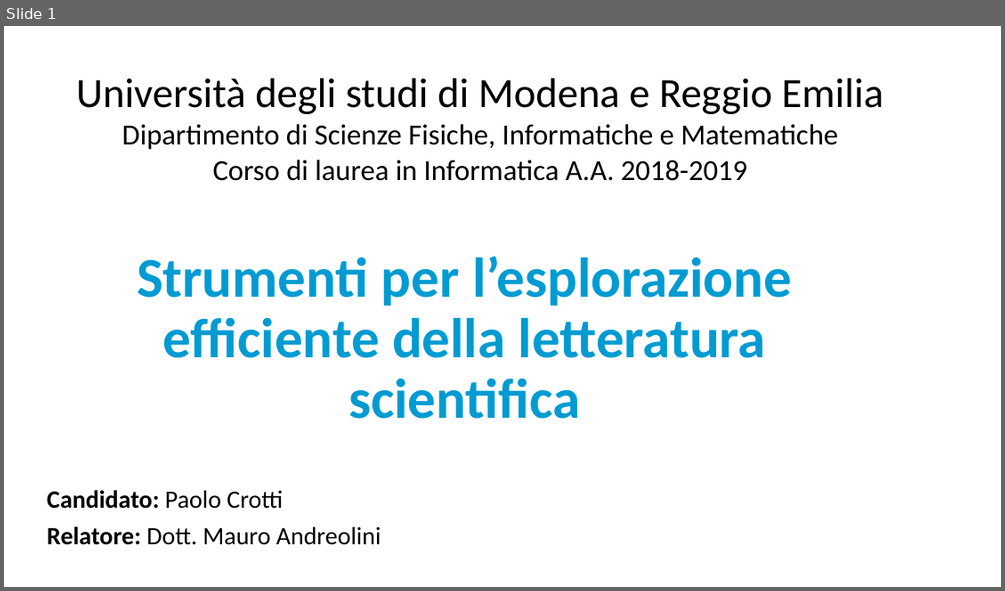
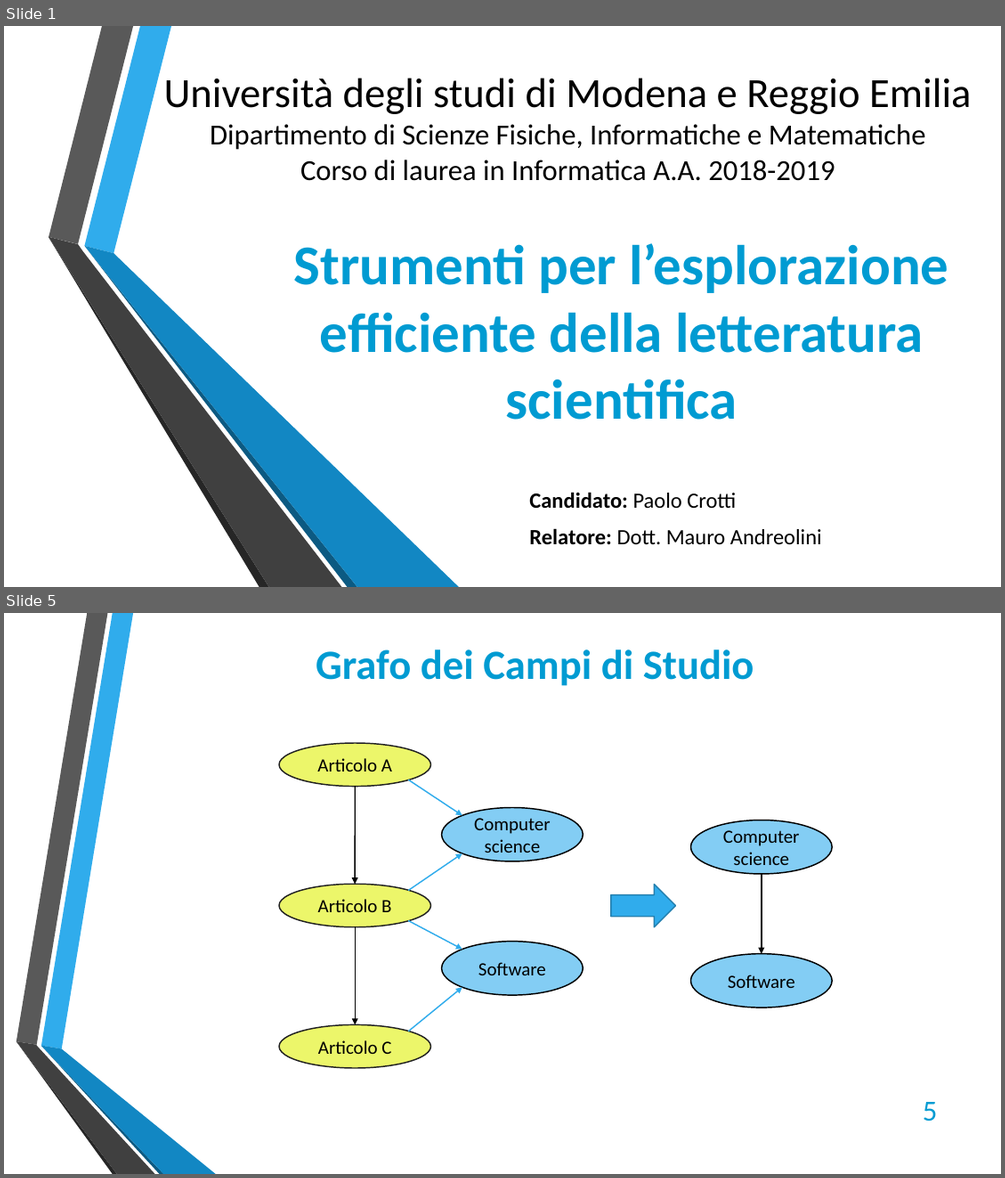
Before and after one commit to return55/lavoro, a slide deck: presentazione.pptx. Shown one above the other, each under a label of ours: slide 1 before the commit, slides 1 and 5 after it; the slides between them are not shown. The pictures are 1005x591 and 1005x1178 pixels, drawn with LibreOffice and Linux fonts; fonts in the diff are those of the drawing; background and template pictures are left out. Boxes give left, top, right and bottom in pixels: in the first picture for what was removed or moved away, otherwise in the second. Text is boxed around its words. In the diff, an @@ line names an element or a change of style, - is before the commit and + after.

```diff
--- a/presentazione.pptx
+++ b/presentazione.pptx
@@ slide 5 added at (x1=4, y1=613, x2=1001, y2=1174), background picture (left out) @@
@@ title added at (x1=316, y1=649, x2=754, y2=686), 40 pt, text #009BD2, bold @@
+Grafo dei Campi di Studio
@@ ellipse added at (x1=279, y1=743, x2=431, y2=787), fill #ECF66A, outline #212121 1.25 pt, 18 pt, text #000000 @@
+Articolo A
@@ curved arrow added from (355, 787) to (355, 884), #000000 1.25 pt @@
@@ arrow added from (409, 779) to (462, 816), #30ACEC 1.25 pt @@
@@ ellipse added at (x1=442, y1=807, x2=582, y2=861), fill #83CDF4, outline #000000 1.25 pt, 18 pt, text #000000 @@
+Computer science
@@ ellipse added at (x1=690, y1=820, x2=832, y2=874), fill #83CDF4, outline #000000 1.25 pt, 18 pt, text #000000 @@
+Computer science
@@ arrow added from (409, 891) to (462, 854), #30ACEC 1.25 pt @@
@@ arrow added from (761, 874) to (761, 954), #000000 1.25 pt @@
@@ ellipse added at (x1=279, y1=884, x2=431, y2=927), fill #ECF66A, outline #212121 1.25 pt, 18 pt, text #000000 @@
+Articolo B
@@ right arrow added at (x1=611, y1=884, x2=676, y2=927), fill #30ACEC, outline #247FAF 1.25 pt @@
@@ arrow added from (355, 927) to (355, 1025), #000000 1.25 pt @@
@@ arrow added from (409, 921) to (462, 949), #30ACEC 1.25 pt @@
@@ ellipse added at (x1=442, y1=941, x2=582, y2=995), fill #83CDF4, outline #000000 1.25 pt, 18 pt, text #000000 @@
+Software
@@ ellipse added at (x1=690, y1=954, x2=832, y2=1008), fill #83CDF4, outline #000000 1.25 pt, 18 pt, text #000000 @@
+Software
@@ arrow added from (409, 1031) to (462, 987), #30ACEC 1.25 pt @@
@@ ellipse added at (x1=279, y1=1025, x2=431, y2=1069), fill #ECF66A, outline #212121 1.25 pt, 18 pt, text #000000 @@
+Articolo C
@@ group added at (x1=16, y1=613, x2=216, y2=1174): 6 freeform shapes @@
@@ page number added at (x1=922, y1=1102, x2=938, y2=1121), 28 pt, text #009BD2 @@
+5
@@ slide 1 changed as well @@
@@ text "Università degli studi di Modena ..." moved from (x1=76, y1=78, x2=883, y2=181) to (x1=164, y1=78, x2=971, y2=181) @@
@@ group added at (x1=48, y1=26, x2=460, y2=587): 6 freeform shapes @@
@@ title "Strumenti per l’esplorazione efficiente della ..." moved from (x1=137, y1=256, x2=792, y2=418) to (x1=293, y1=243, x2=948, y2=419) @@
@@ title "Strumenti per l’esplorazione efficiente della ..." at (x1=293, y1=243, x2=948, y2=419): line spacing 0.9 to 1 @@
@@ subtitle "Candidato: Paolo Crotti" moved from (x1=47, y1=490, x2=381, y2=545) to (x1=529, y1=491, x2=822, y2=545) @@
@@ subtitle "Candidato: Paolo Crotti" at (x1=529, y1=491, x2=822, y2=545): size 24 to 21 pt; line spacing 0.9 to 1 @@
```
Also in this commit, not shown: 1 other slide changed, 6 other slides added, 1 slide removed, 9 other files.
